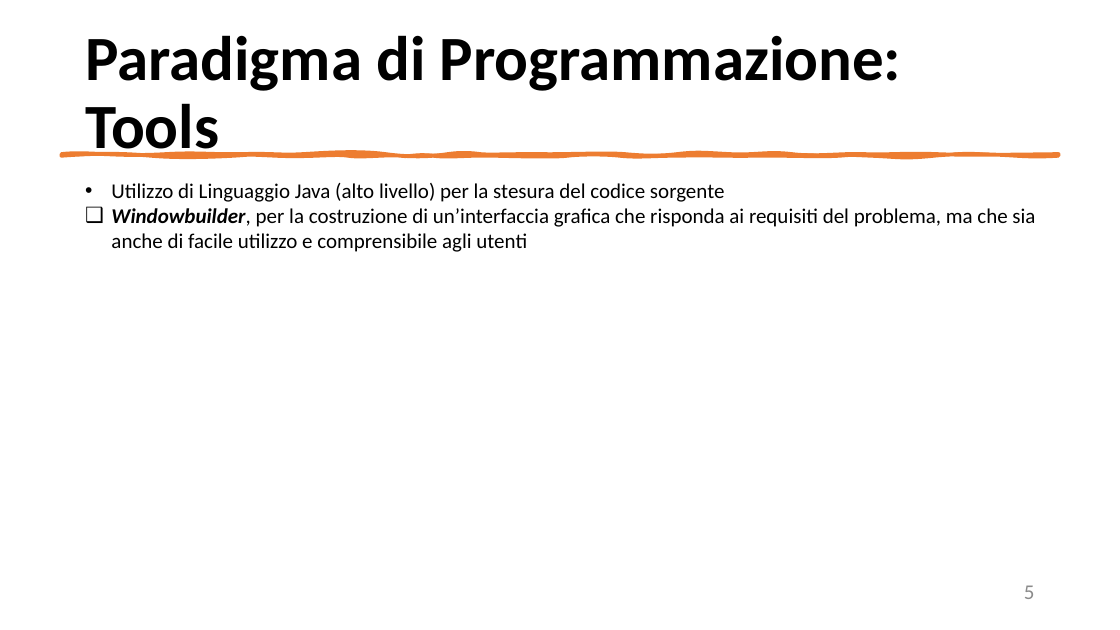
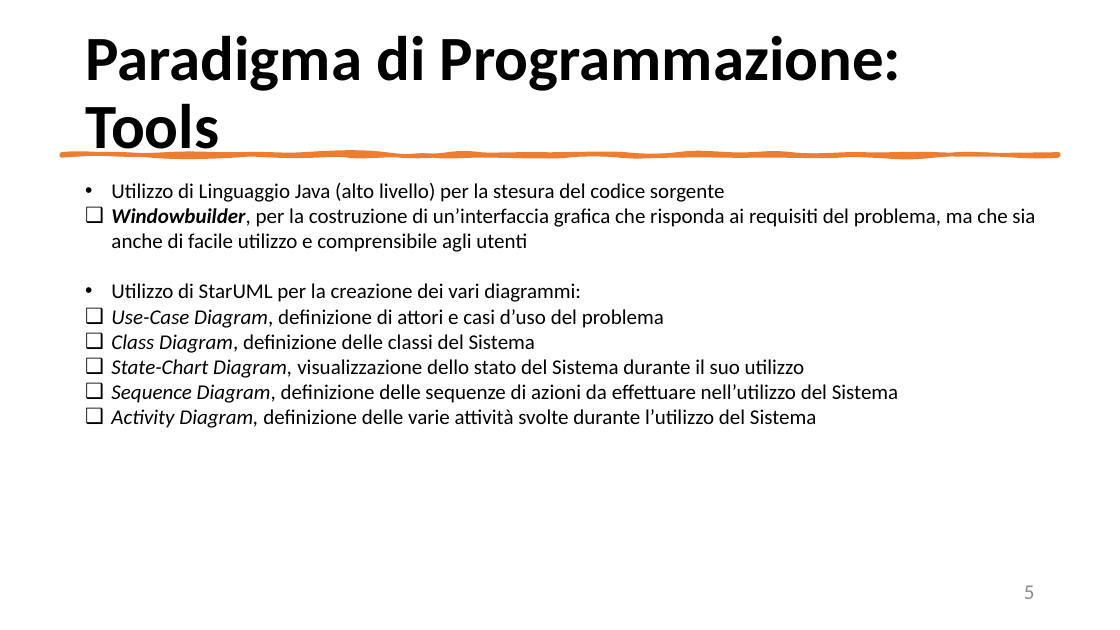
Before and after one commit to mangilimatteo/Progetto_Ingegneria_Software_Cattaneo_Mangili_Saini, a slide deck: slide 5 of Presentazione/Presentazione_Progetto.pptx. Drawn at 1120x630 pixels with LibreOffice and Linux fonts; fonts in the diff are those of the drawing. Boxes give left, top, right and bottom in pixels: in the first picture for what was removed or moved away, otherwise in the second. Text is boxed around its words. In the diff, an @@ line names an element or a change of style, - is before the commit and + after.

```diff
--- a/Presentazione/Presentazione_Progetto.pptx
+++ b/Presentazione/Presentazione_Progetto.pptx
@@ text at bbox=[111, 283, 898, 428]: paragraphs added @@
+• Utilizzo di StarUML per la creazione dei vari diagrammi:
+❑ Use-Case Diagram, definizione di attori e casi d’uso del problema
+❑ Class Diagram, definizione delle classi del Sistema
+❑ State-Chart Diagram, visualizzazione dello stato del Sistema durante il suo utilizzo
+❑ Sequence Diagram, definizione delle sequenze di azioni da effettuare nell’utilizzo del Sistema
+❑ Activity Diagram, definizione delle varie attività svolte durante l’utilizzo del Sistema
```
Also in this commit, not shown: 5 other slides changed, 1 slide added.
